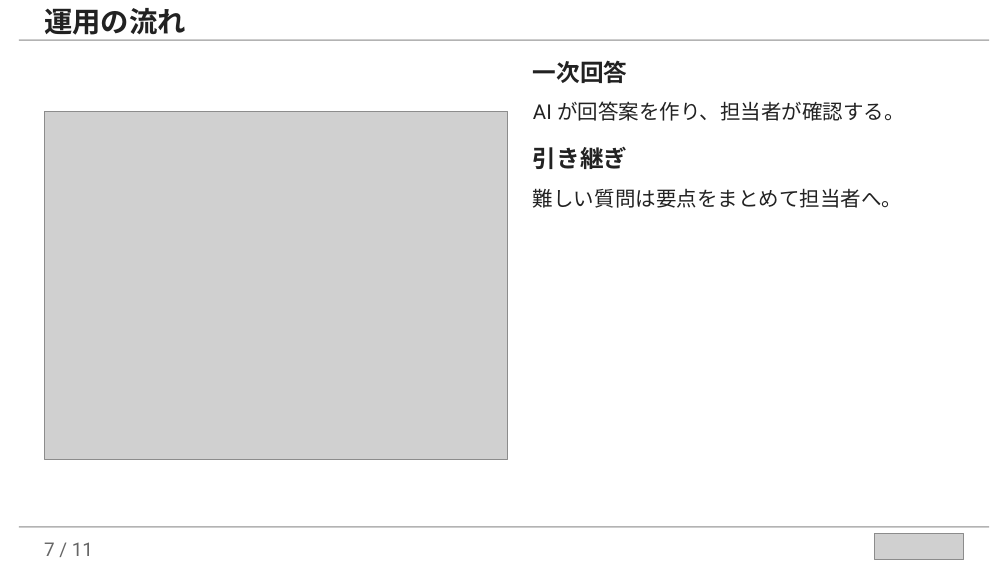
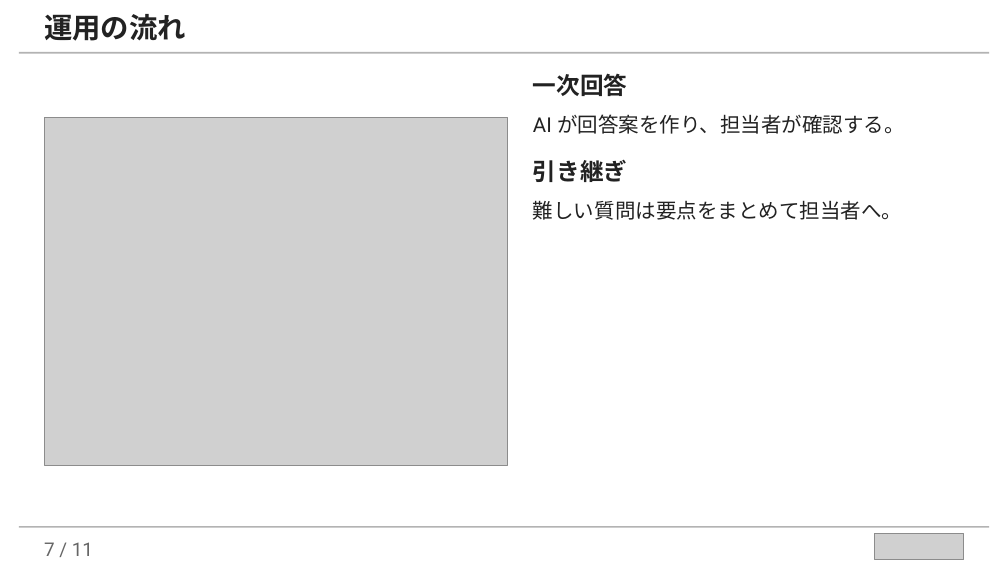
Before and after one commit to takuya109048/llm-assist-kit, a slide deck: slide 7 of examples/marp-slides-example.pptx. Drawn at 1008x567 pixels with LibreOffice and Linux fonts; fonts in the diff are those of the drawing; grey boxes stand for pictures. Boxes give left, top, right and bottom in pixels: in the first picture for what was removed or moved away, otherwise in the second. Text is boxed around its words. In the diff, an @@ line names an element or a change of style, - is before the commit and + after.

```diff
--- a/examples/marp-slides-example.pptx
+++ b/examples/marp-slides-example.pptx
@@ text "運用の流れ" rewrapped from (44,8,186,40) to (44,14,186,41) @@
@@ rectangle: place and size @@
-rectangle at (19,39,989,41)
+rectangle at (19,52,989,54)
@@ text "一次回答": place and size @@
-text "一次回答" at (533,60,905,208)
+text "一次回答" at (533,73,905,220)
@@ picture: place and size @@
-picture at (44,111,507,459)
+picture at (44,117,507,465)
```
Also in this commit, not shown: 9 other slides changed, 3 other files.
